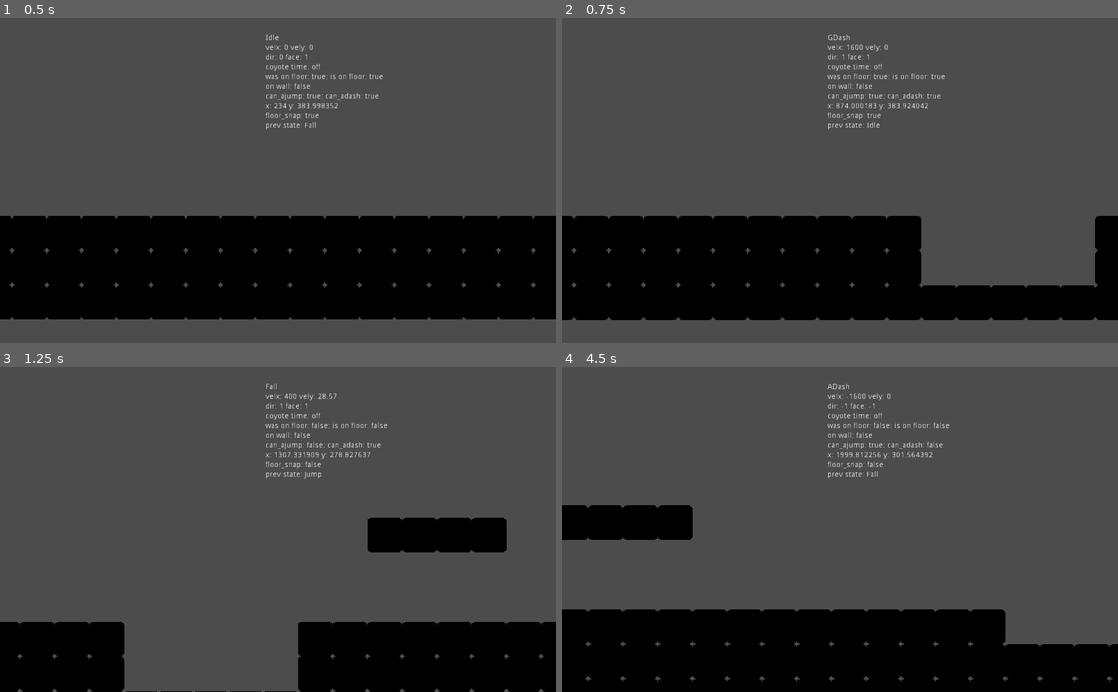
Above: before the commit, frames 1-4 (two rows, left to right).
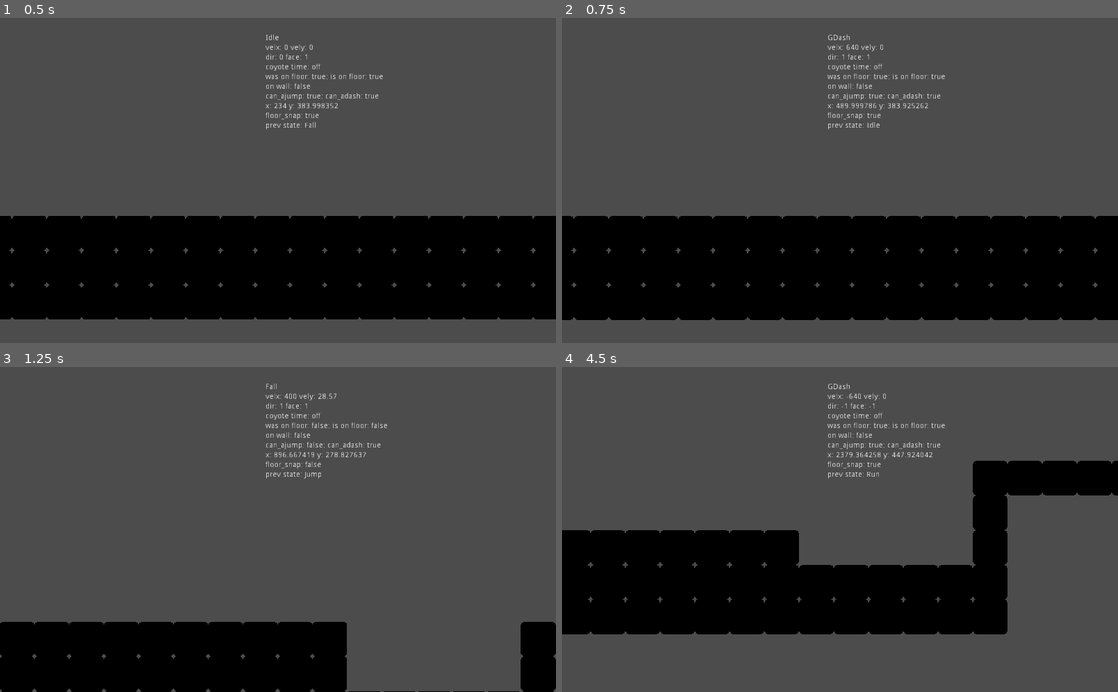
Above: after the commit, the same moments.

Repository: azylazide/godot-player-statemachine
Game: Godot game, scene res://fsm/fsm.tscn
Same seed, same stepped clock (60 frames per second), same inputs: the game is played once before the commit and once after it. The engine's default icon, where the game draws it, is replaced by a stand-in: a white triangle on a blue panel in a dark square.
Inputs:
- Up to frame 1 (0.5 s): no input
- Up to frame 2 (0.75 s): hold Right (right) from 0.53 s (still down); hold X (dash) from 0.53 s (still down)
- Up to frame 3 (1.25 s): keep holding Right (right); keep holding X (dash); tap Up (jump) at 0.77, 0.8, 1.07 s
- Up to frame 4 (4.5 s): release X (dash) at 1.28 s; tap Up (jump) at 1.35, 1.52, 1.82, 2.3, 3.02, 3.32 s; tap X (dash) at 1.55, 2.85, 4.35 s; release Right (right) at 2.03 s; hold Left (left) 2.03-2.78 s; hold X (dash) 2.03-2.78 s; hold Right (right) 2.78-4.28 s; hold Up (jump) 3.53-4.28 s; hold Left (left) from 4.28 s (still down)

Frame 1 is identical in both runs. In frame 2, 6.7% of the frame differs, in the area x 49-96%, y 8-83%; in frame 3, 16%; in frame 4, 38%, in the area x 0-100%, y 5-100%.

Commit message:
wall clinging resets aereal moves can now adash from wall cling

Diff:
--- a/fsm/player/Jump.gd
+++ b/fsm/player/Jump.gd
@@ -10,7 +10,6 @@
 	.enter(_prev_info)
 	player.floor_snap = false
 	player.coyote_timer.stop()
-	player.is_walljump = false
 
 	if _prev_state.name == "Fall":
 		#immediate wall kick
--- a/fsm/player/WallCling.gd
+++ b/fsm/player/WallCling.gd
@@ -7,6 +7,9 @@
 
 func enter(_prev_info:={}) -> void:
 #	.enter(_prev_info)
+
+	player.can_adash = true
+	player.can_ajump = true
 
 	#halt momentum at start of wall slide
 	player.velocity.x = 0
@@ -53,7 +56,7 @@
 	#if player leaves wall by jumping off
 	if _event.is_action_pressed("jump"):
 		state_machine.switch_states("Jump")
-		pass
+
 	#if player dashes off wall
 	elif _event.is_action_pressed("dash"):
-		pass
+		state_machine.switch_states("ADash")
--- a/fsm/player/player.gd
+++ b/fsm/player/player.gd
@@ -8,7 +8,7 @@
 export(float) var JUMP_HEIGHT = 5.5
 export(float) var MIN_JUMP_HEIGHT = 0.5
 export(float) var JUMP_BUFFER_TIME = 0.1
-export(float) var DASH_LENGTH = 5.0
+export(float) var DASH_LENGTH = 2.0
 export(float) var DASH_TIME = 0.2
 export(float) var DASH_COOLDOWN_TIME = 0.3
 export(float) var GAP_LENGTH = 12.5
@@ -33,7 +33,6 @@
 var floor_snap: bool
 var wall_normal:= Vector2.ZERO
 var wall_kick: float
-var is_walljump:= false
 
 onready var dash_cooldown:= $DashCooldown
 var can_adash:= true
